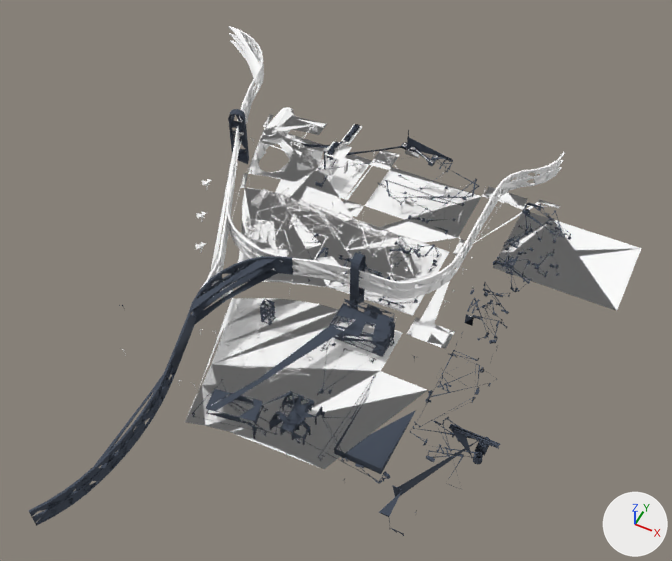
What one commit did to the glTF model gh-pages/models/street_island2_07.glb.
Both versions are drawn from a 50 mm lens placed at (-6.0, -455.0, 590.0), pointed at (-230.0, -8.0, 31.0). The axes (+X, +Y, +Z) are drawn at lower right. The lights are the same throughout. The first picture is the older version.

The first picture shows 'seg_377', 'seg_378', 'seg_380', 'seg_400', 'seg_632', 'seg_667', 'seg_671', 'seg_729', 'seg_736', 'seg_845', 'seg_853', 'seg_923', 'seg_949', 'seg_955', 'seg_959', 'seg_961' and 45 more.
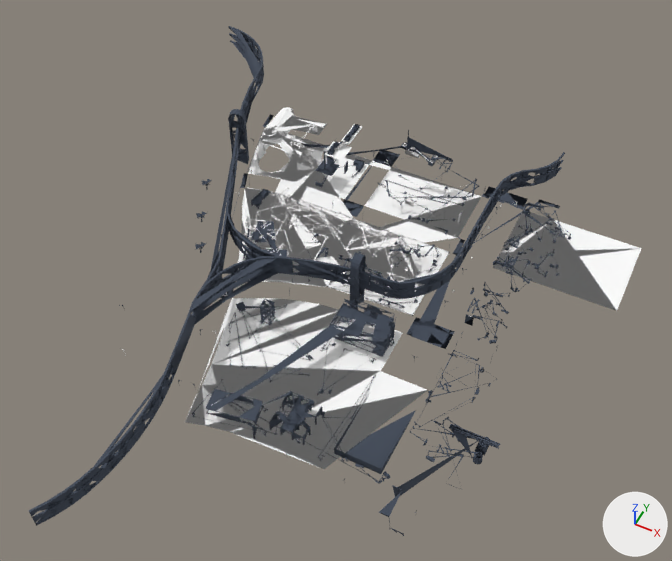
Where the change shows, as pixel boxes (x1, y1, x2, y2) in the pictures (672 x 561 px):
'seg_961', recoloured
    both: (292, 152, 565, 299)
'seg_400', recoloured
    both: (220, 114, 560, 349)
'seg_955', recoloured (white to greyish blue)
    both: (201, 26, 264, 293)
'seg_949', recoloured (darker)
    both: (227, 210, 286, 271)
'seg_729', recoloured (white to greyish blue)
    both: (243, 221, 287, 260)
'seg_845', recoloured (white to greyish blue)
    both: (315, 158, 340, 176)
'seg_923', recoloured
    both: (352, 159, 364, 177)

The edits, one by one:
me_seg_400 has 339 vertices, 929 faces and spans x -402.0..-100.0, y -48.0..190.0, z 0.0.
me_seg_400 no longer uses material mat_bakegroup_island2_b0_2x (white #ffffff).
me_seg_400 gains material mat_dark (greyish blue #424b59).
me_seg_729 has 29 vertices, 27 faces and spans x -331.6..-284.6, y -6.5..46.0, z 10.8..16.8.
me_seg_729 no longer uses material mat_gc_longdist_island2_roads_2x (white #ffffff).
me_seg_729 gains material mat_dark (greyish blue #424b59).
me_seg_845 has 8 vertices, 6 faces and spans x -313.3..-296.4, y 116.2..133.0, z 16.7..24.4.
me_seg_845 no longer uses material mat_bakegroup_island2_a0_2x (white #ffffff).
me_seg_845 gains material mat_dark (greyish blue #424b59).
me_seg_923 has 126 vertices, 206 faces and spans x -293.9..-283.9, y 138.6..160.3, z 0.0..5.0.
me_seg_923 no longer uses material mat_gc_longdist_island2_roads_2x (white #ffffff).
me_seg_923 gains material mat_dark (greyish blue #424b59).
me_seg_949 has 96 vertices, 280 faces and spans x -343.9..-266.4, y -17.1..13.7, z 25.6..44.1.
me_seg_949 no longer uses material mat_gc_longdist_island2_roads_2x (white #ffffff).
me_seg_949 gains material mat_dark (greyish blue #424b59).
me_seg_955 has 216 vertices, 721 faces and spans x -482.0..-313.0, y -75.0..249.0, z 26.0..44.0.
me_seg_955 no longer uses material mat_bakegroup_island2_a0_2x (white #ffffff).
me_seg_955 gains material mat_dark (greyish blue #424b59).
me_seg_961 has 348 vertices, 1133 faces and spans x -267.0..-110.0, y -14.0..210.0, z 26.0..44.0.
me_seg_961 no longer uses material mat_bakegroup_island2_a0_2x (white #ffffff).
me_seg_961 gains material mat_dark (greyish blue #424b59).
